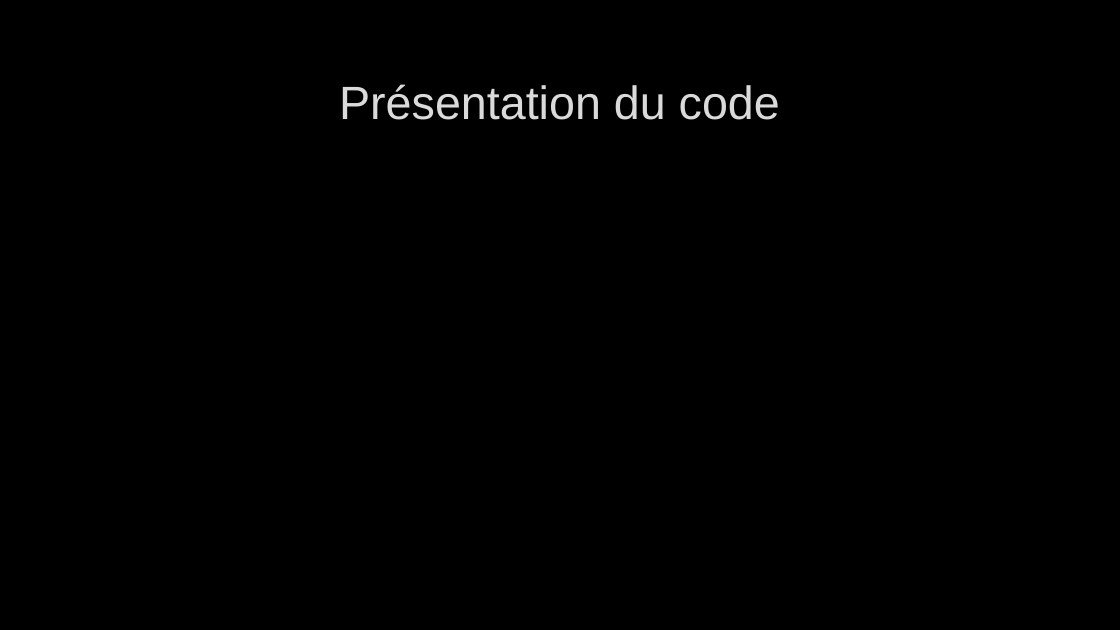
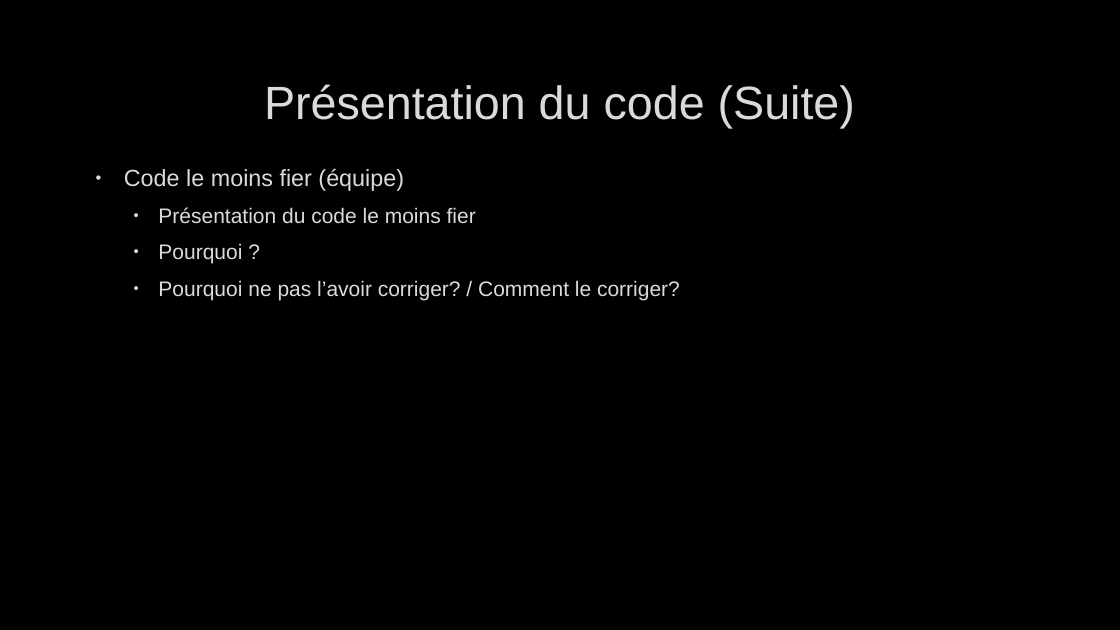
Before and after one commit to llSkyTechll/LegendaryProject, a slide deck: slide 12 of Presentation Legendary Project.pptx (slide 11 before the commit). Drawn at 1120x630 pixels with LibreOffice and Linux fonts; fonts in the diff are those of the drawing; background and template pictures are left out. Boxes give left, top, right and bottom in pixels: in the first picture for what was removed or moved away, otherwise in the second. Text is boxed around its words. In the diff, an @@ line names an element or a change of style, - is before the commit and + after.

```diff
--- a/Presentation Legendary Project.pptx
+++ b/Presentation Legendary Project.pptx
@@ title at (264, 84, 855, 128): text changed @@
-Présentation du code
+Présentation du code (Suite)
@@ text added at (124, 168, 680, 300), 18 pt, text #DADADA @@
+• Code le moins fier (équipe)
+  • Présentation du code le moins fier
+  • Pourquoi ?
+  • Pourquoi ne pas l’avoir corriger? / Comment le corriger?
```
Also in this commit, not shown: 8 other slides changed, 2 slides added, 1 slide removed.
